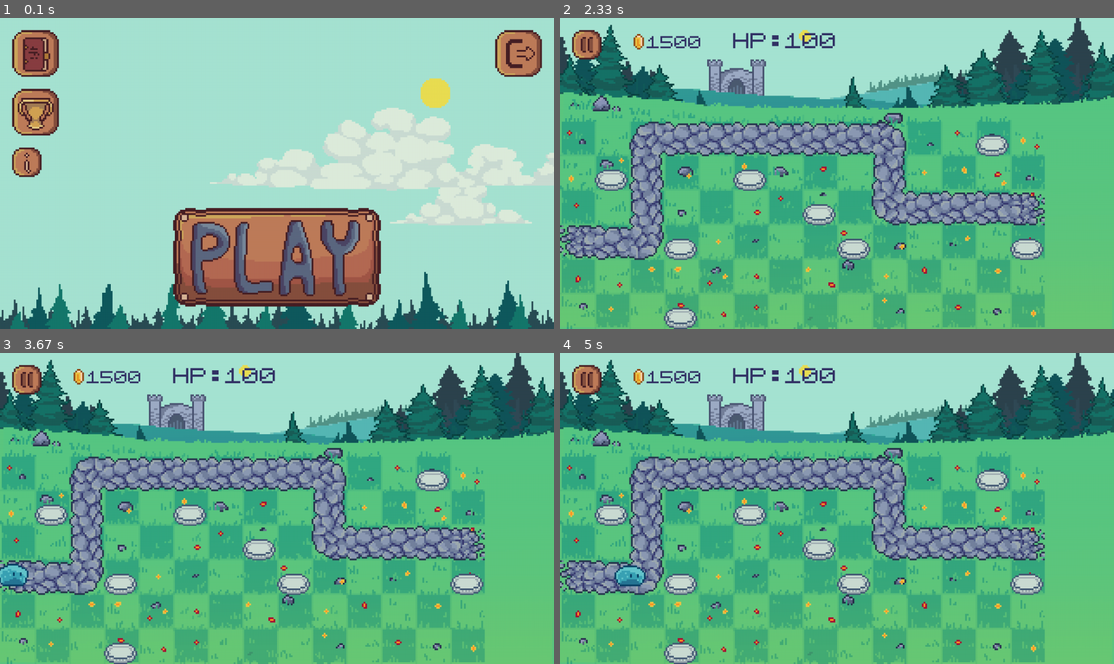
Above: before the commit, frames 1-4 (two rows, left to right).
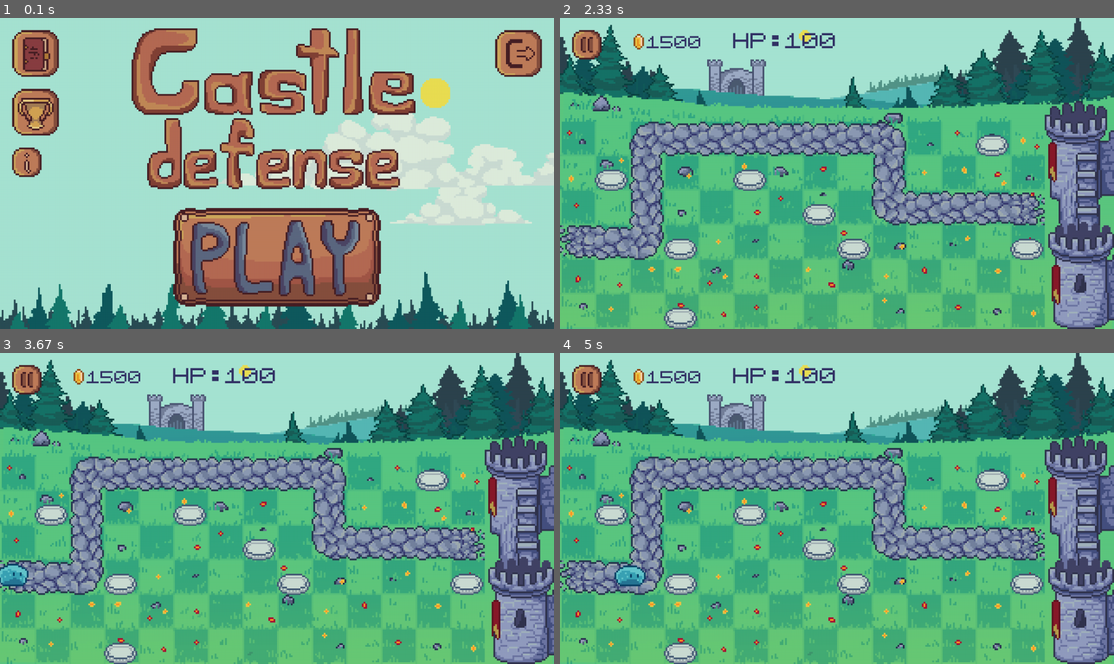
Above: after the commit, the same moments.

Repository: LenaSup/PyGame_project
Game: pygame game, started from main.py
Two runs of this game, one before a commit and one after it. Both use one fixed random seed, a clock stepped at 60 frames per second and the inputs below.
Inputs (mouse positions are in pixels of both pictures, inside the frame that each line leads up to):
- Up to frame 1 (0.1 s): no input
- Up to frame 2 (2.33 s): press the mouse at (593, 52) at 0.37 s; move the mouse to (632, 148) at 0.47 s; release the mouse at (665, 245) at 0.6 s; press the mouse at (1041, 83) at 0.7 s; move the mouse to (886, 70) at 0.8 s; release the mouse at (726, 61) at 0.93 s; press the mouse at (587, 161) at 1.03 s; move the mouse to (781, 192) at 1.13 s; release the mouse at (981, 223) at 1.27 s; press the mouse at (1041, 83) at 1.37 s; move the mouse to (1014, 67) at 1.47 s; release the mouse at (981, 55) at 1.6 s; press the mouse at (837, 257) at 1.7 s; move the mouse to (936, 245) at 1.8 s; release the mouse at (1030, 235) at 1.93 s; press the mouse at (709, 126) at 2.03 s; move the mouse to (753, 136) at 2.13 s; release the mouse at (803, 145) at 2.27 s
- Up to frame 3 (3.67 s): click (487, 393) at 2.38 s
- Up to frame 4 (5 s): no input

The runs differ from the first frame. In frame 1, 12% of the frame differs, in the area x 23-75%, y 3-56%; in frame 2, 7.7%; in frame 3, 7.7%; in frame 4, 7.7%.

Commit message:
Незночительные дороботки(тобличка в меню, замок)

Diff:
--- a/main.py
+++ b/main.py
@@ -197,6 +197,8 @@
         fps = 60
         clock = pygame.time.Clock()
         background = pygame.transform.scale(load_image('start_menu_background.png'), size)
+        castle_defense = pygame.transform.scale(load_image('castle_defense.png'), ((size[0] // 320) * 164,
+                                                                                   (size[1] // 180) * 93))
         while self.done:
             screen.blit(background, (0, 0))
             clouds.draw(screen)
@@ -209,6 +211,7 @@
                     for i in self.start_menu_sprites:
                         i.click(pos, screen)
             clouds.update()
+            screen.blit(castle_defense, ((size[0] // 320) * 76, (size[1] // 180) * 6))
             pygame.display.flip()
             clock.tick(fps)
 
@@ -848,6 +851,7 @@
 
     # часть Лены
     background = pygame.transform.scale(load_image('sky.png'), size)
+    castle = pygame.transform.scale(load_image('castle.png'), ((size[0] // 320) * 40, (size[1] // 180) * 132))
     current_level = main_menu(screen)
     playing_field = pygame.transform.scale(load_image('background_0.png'), size)
     #
@@ -953,6 +957,7 @@
         screen.blit(background, (0, 0))  # Фон с небом
         screen.blit(playing_field, (0, 0))      # Игровое поле
         clickable_interface_elements.draw(screen)   # элименты игтерфейса игры
+        screen.blit(castle, ((size[0] // 320) * 280, (size[1] // 180) * 48))     # замок
         in_game_captions(screen)    # отрисовка натписей
         cells.update()
         cells.draw(screen)
Binary file added: graphics/castle.png
Binary file added: graphics/castle_defense.png
Binary file changed: user_data.sqlite3
